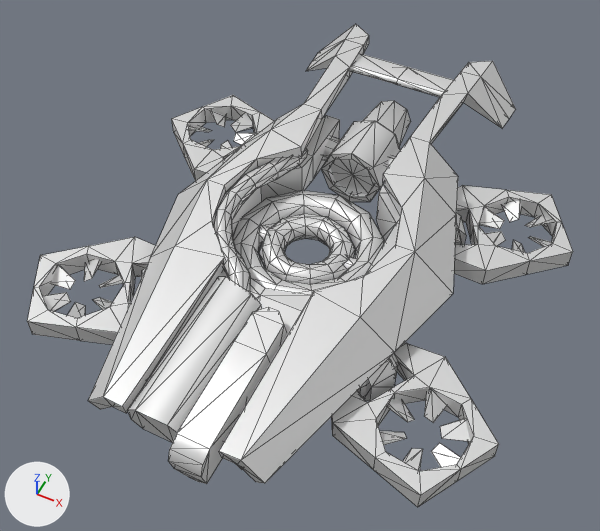
Two versions of the glTF model glb/legheavydrone.glb, one commit apart.
Before and after are seen from a 50 mm camera at (16.2, -33.4, 45.5) aimed at (-0.1, -0.8, 4.7). The axes (+X, +Y, +Z) are drawn at lower left. The lights are the same throughout. The older version comes first. Mesh edges are drawn as thin lines. Where no turn or scale is listed for an object, it has been applied to the vertices.

Names of what the first picture shows: 'armor', 'base', 'blblades', 'blwing', 'brwing', 'flblades', 'flwing', 'frblades', 'frwing', 'ringazimuth', 'ringelevation', 'thruster' and 2 more.
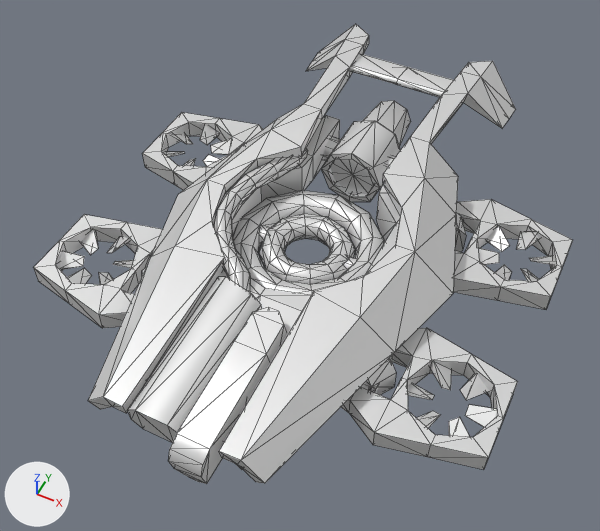
Scene script edits in JSON lines:
```json
{"op": "set", "path": "ob_blwing.rotation_euler", "old": "(0.0, 0.0, 0.524)", "new": "(0.0, 0.0, 0.0)", "note": "degrees (0, 0, 30) -> degrees (0, 0, 0)"}
{"op": "set", "path": "ob_brwing.rotation_euler", "old": "(0.0, 0.0, -0.524)", "new": "(0.0, 0.0, 0.0)", "note": "degrees (0, 0, -30) -> degrees (0, 0, 0)"}
{"op": "set", "path": "ob_flwing.rotation_euler", "old": "(0.0, 0.0, -0.524)", "new": "(0.0, 0.0, 0.0)", "note": "degrees (0, 0, -30) -> degrees (0, 0, 0)"}
{"op": "set", "path": "ob_frwing.rotation_euler", "old": "(0.0, 0.0, 0.524)", "new": "(0.0, 0.0, 0.0)", "note": "degrees (0, 0, 30) -> degrees (0, 0, 0)"}
```

Where the change shows, as pixel boxes (x1, y1, x2, y2) in the pictures (600 x 531 px):
```json
{"object": "flwing", "change": "turned", "before": [331, 343, 499, 507], "after": [341, 328, 518, 470]}
{"object": "blwing", "change": "turned", "before": [454, 185, 573, 284], "after": [453, 199, 572, 310]}
{"object": "frwing", "change": "turned", "before": [27, 237, 155, 345], "after": [34, 214, 163, 328]}
{"object": "brwing", "change": "turned", "before": [172, 95, 274, 181], "after": [143, 112, 263, 190]}
{"object": "flblades", "change": "turned", "before": [380, 390, 470, 471], "after": [407, 362, 496, 437]}
{"object": "frblades", "change": "turned", "before": [42, 260, 124, 318], "after": [60, 230, 134, 285]}
{"object": "blblades", "change": "turned", "before": [479, 201, 552, 253], "after": [478, 227, 555, 281]}
{"object": "brblades", "change": "turned", "before": [189, 111, 254, 149], "after": [164, 126, 231, 166]}
```
